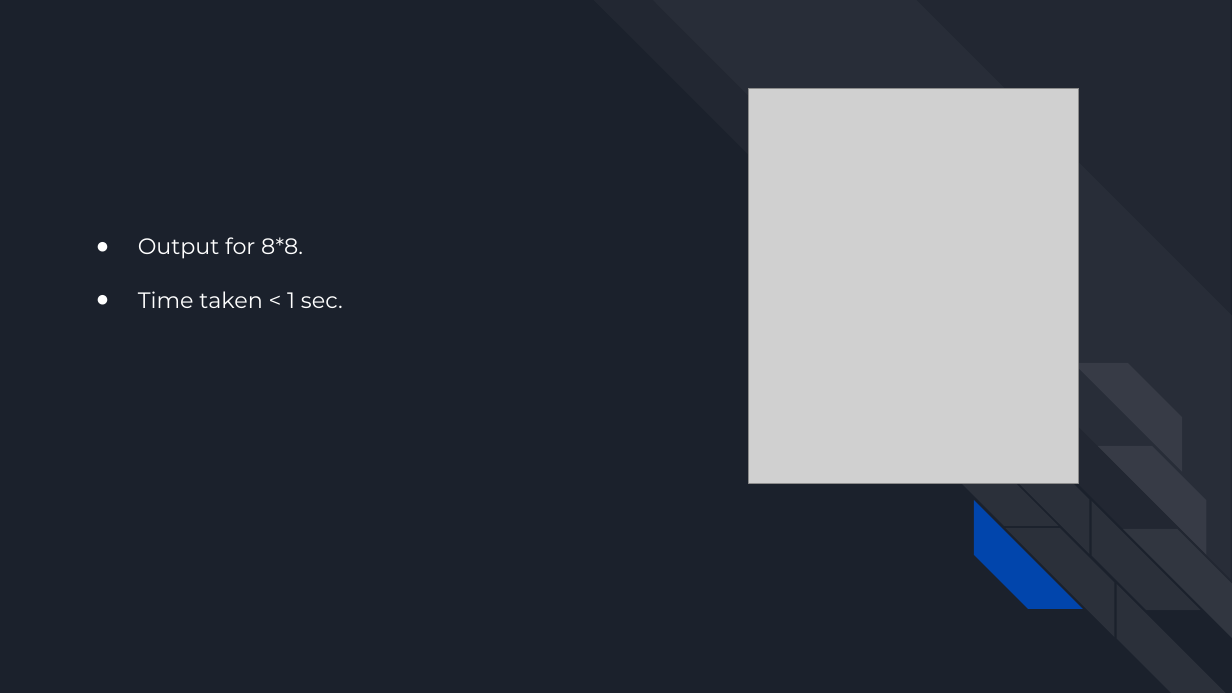
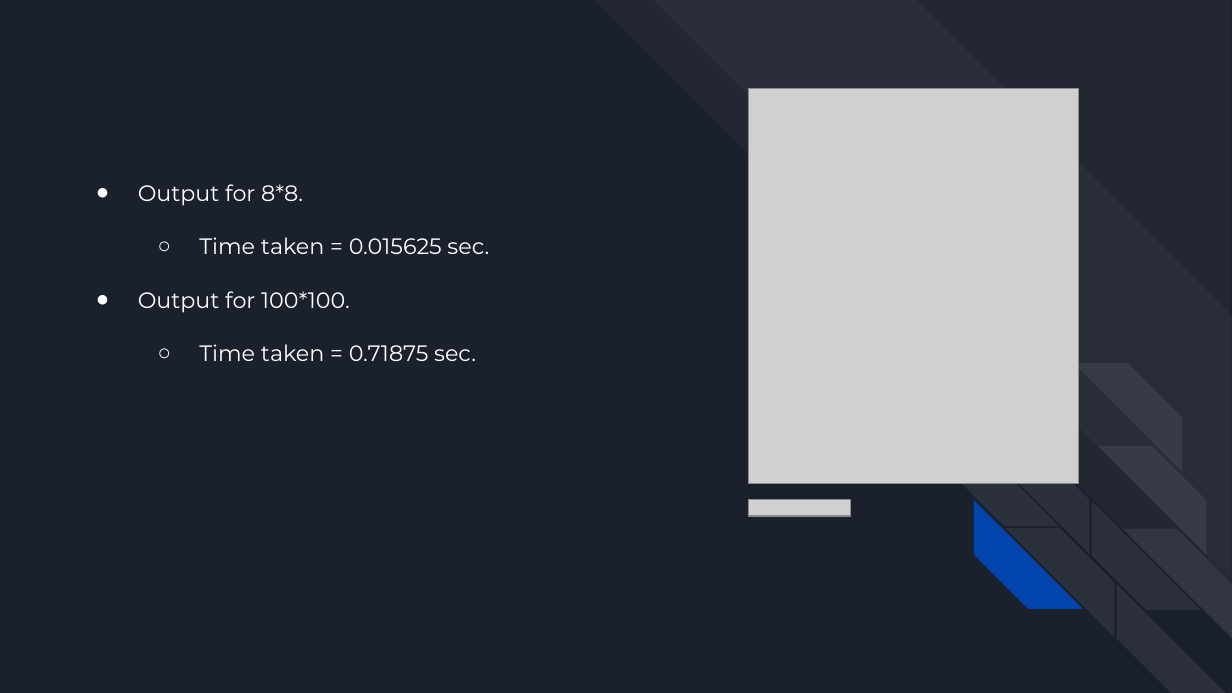
Before and after one commit to chaitanya0906/knight_tour, a slide deck: slide 15 of Knight's Tour.pptx (slide 12 before the commit). Drawn at 1232x693 pixels with LibreOffice and Linux fonts; fonts in the diff are those of the drawing; grey boxes stand for pictures. Boxes give left, top, right and bottom in pixels: in the first picture for what was removed or moved away, otherwise in the second. Text is boxed around its words. In the diff, an @@ line names an element or a change of style, - is before the commit and + after.

```diff
--- a/Knight's Tour.pptx
+++ b/Knight's Tour.pptx
@@ title at (138, 184, 303, 206): line spacing 1 to 2 @@
@@ title at (138, 237, 489, 361): text changed @@
-● Time taken < 1 sec.
+  ○ Time taken = 0.015625 sec.
+● Output for 100*100.
+  ○ Time taken = 0.71875 sec.
@@ picture added at (749, 499, 850, 516) @@
```
Also in this commit, not shown: 1 other slide changed, 18 slides added, 2 slides removed, 2 other files.
